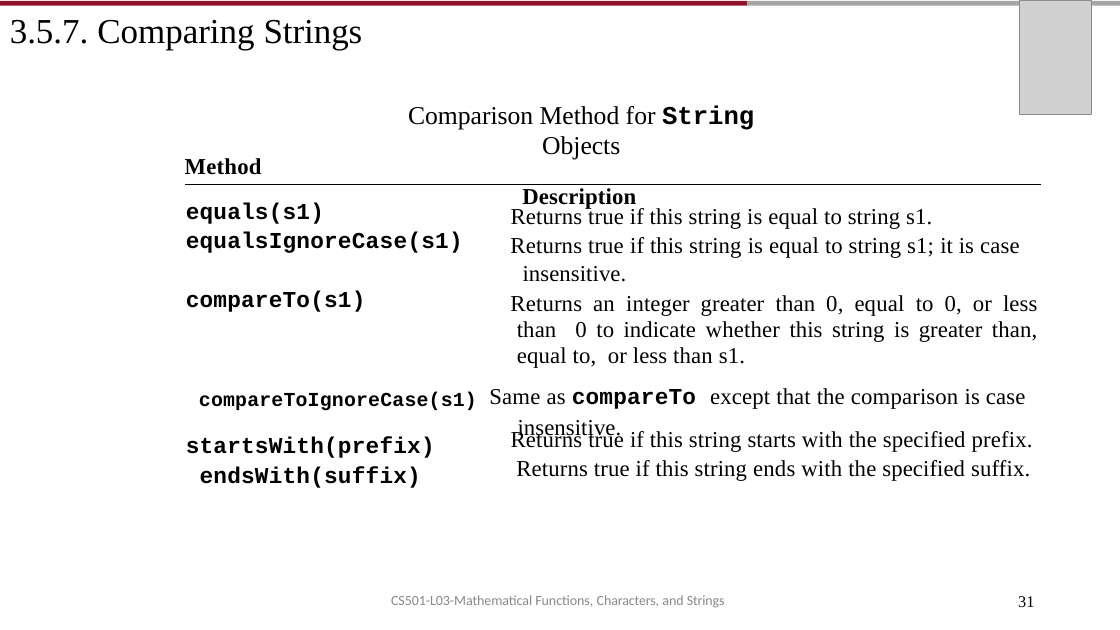
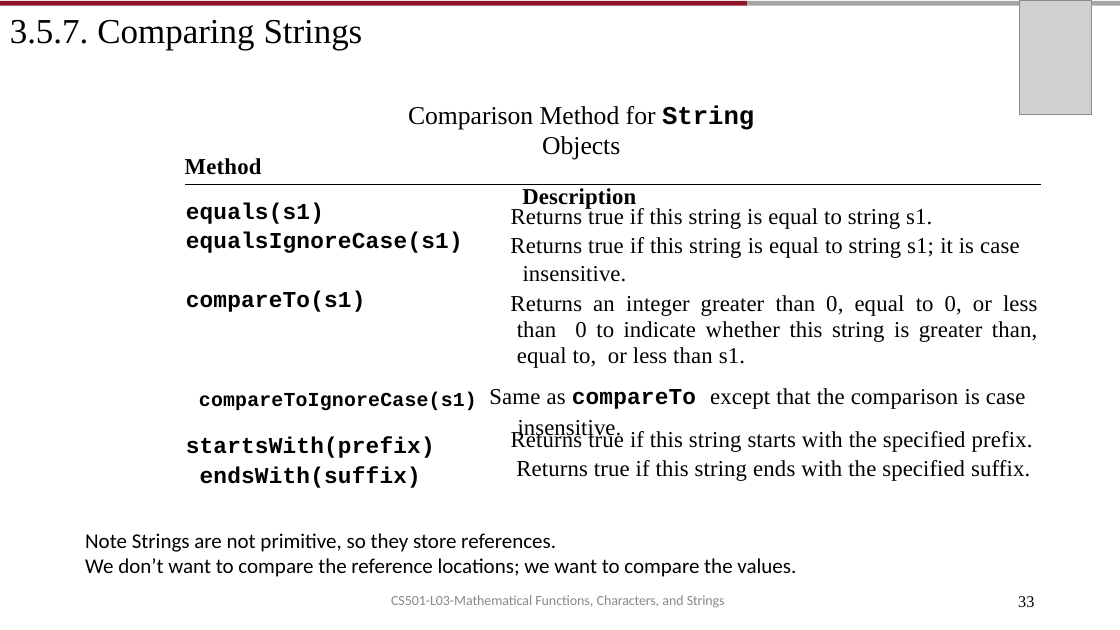
Before and after one commit to AughdonBreslin/CS501IntroToJava, a slide deck: slide 33 of Lectures/3_MathFunctions_Characters_Strings.pptx (slide 31 before the commit). Drawn at 1120x630 pixels with LibreOffice and Linux fonts; fonts in the diff are those of the drawing; grey boxes stand for pictures. Boxes give left, top, right and bottom in pixels: in the first picture for what was removed or moved away, otherwise in the second. Text is boxed around its words. In the diff, an @@ line names an element or a change of style, - is before the commit and + after.

```diff
--- a/Lectures/3_MathFunctions_Characters_Strings.pptx
+++ b/Lectures/3_MathFunctions_Characters_Strings.pptx
@@ text added at (85, 533, 796, 577), 18 pt, text #000000 @@
+Note Strings are not primitive, so they store references.
+We don’t want to compare the reference locations; we want to compare the values.
@@ page number at (1018, 596, 1034, 607): text changed @@
-31
+33
```
Also in this commit, not shown: 6 other slides changed, 2 slides added, 40 other files.
